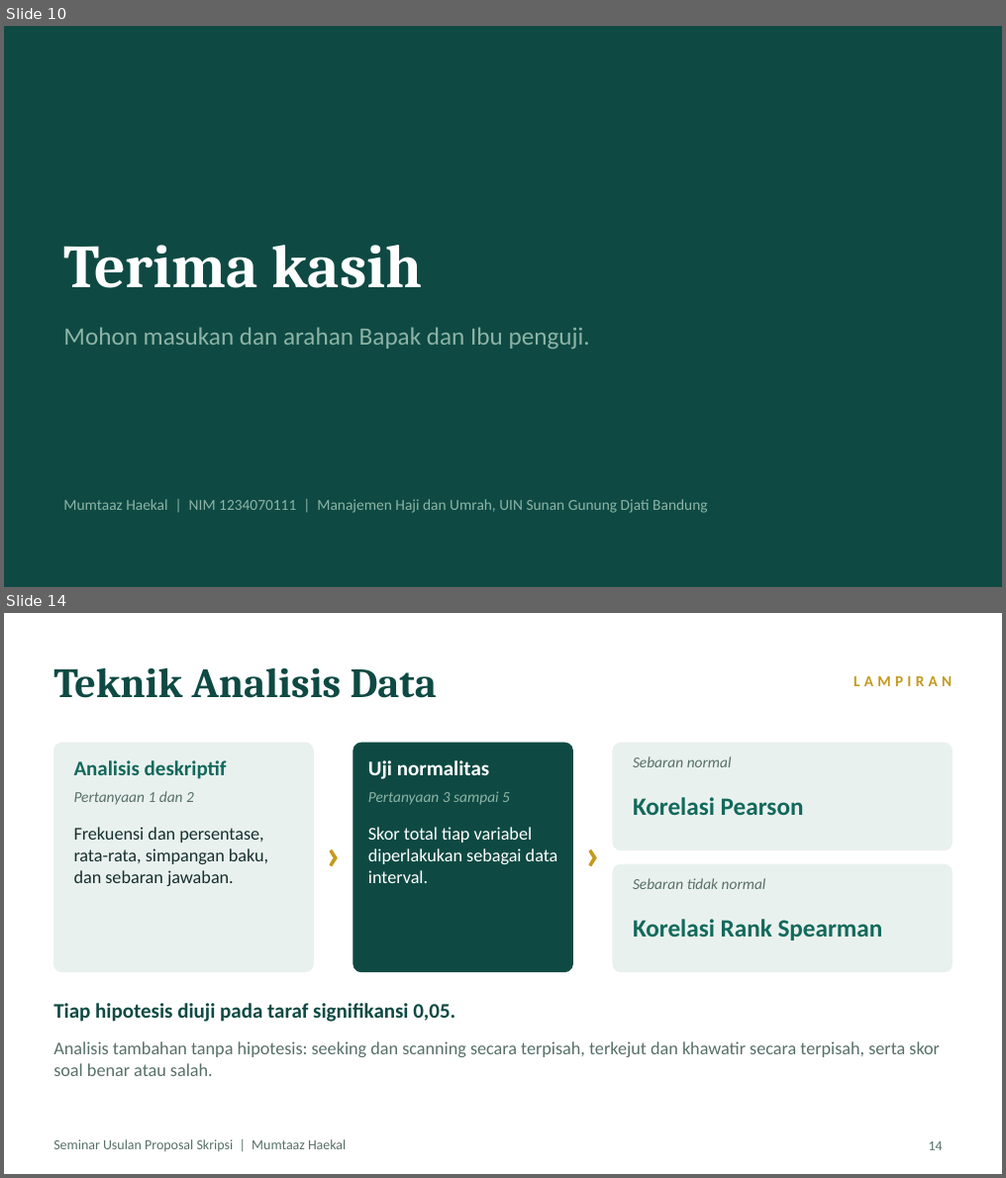
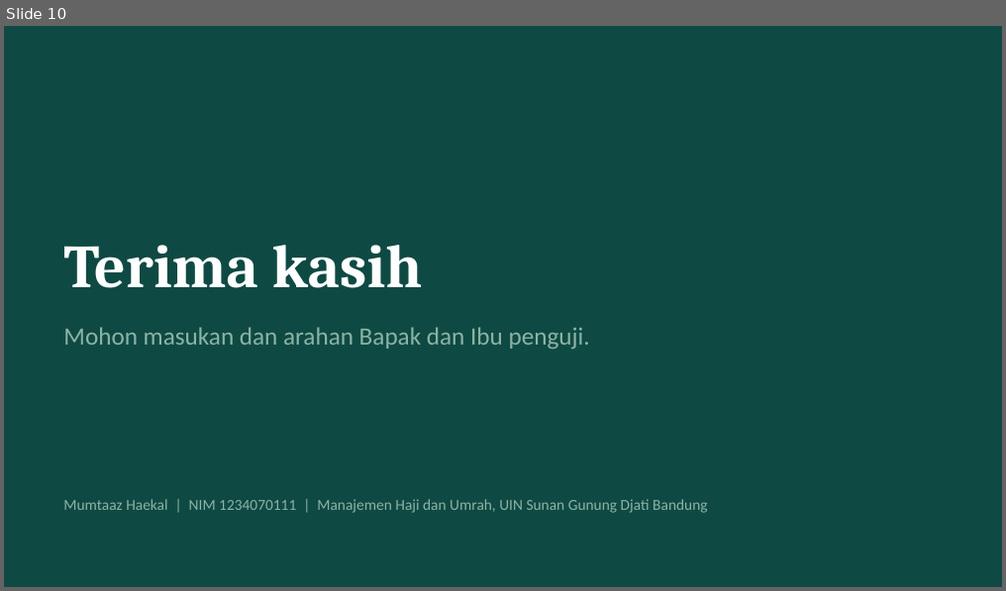
Before and after one commit to haikalmumtaz111-cyber/SEMPRO-TO-SKRIPSI, a slide deck: tema-2/output/presentasi-sempro.pptx. Shown one above the other, each under a label of ours: slides 10 and 14 before the commit, slide 10 after it; the slides between them are not shown. The pictures are 1006x1178 and 1006x591 pixels, drawn with LibreOffice and Linux fonts; fonts in the diff are those of the drawing. Boxes give left, top, right and bottom in pixels: in the first picture for what was removed or moved away, otherwise in the second. Text is boxed around its words. In the diff, an @@ line names an element or a change of style, - is before the commit and + after.

```diff
--- a/tema-2/output/presentasi-sempro.pptx
+++ b/tema-2/output/presentasi-sempro.pptx
@@ slide 14 removed at [4, 613, 1002, 1174], background #FFFFFF @@
@@ title removed at [54, 667, 437, 698] @@
-Teknik Analisis Data
@@ text removed at [853, 676, 951, 686] @@
-LAMPIRAN
@@ rounded rectangle removed at [54, 743, 313, 972] @@
@@ text removed at [74, 761, 227, 779] @@
-Analisis deskriptif
@@ rounded rectangle removed at [353, 743, 573, 972] @@
@@ text removed at [368, 761, 489, 779] @@
-Uji normalitas
@@ rounded rectangle removed at [613, 743, 952, 851] @@
@@ text removed at [633, 757, 732, 767] @@
-Sebaran normal
@@ text removed at [74, 791, 194, 805] @@
-Pertanyaan 1 dan 2
@@ text removed at [368, 791, 510, 805] @@
-Pertanyaan 3 sampai 5
@@ text removed at [633, 797, 804, 815] @@
-Korelasi Pearson
@@ text removed at [74, 827, 268, 886] @@
-Frekuensi dan persentase, rata-rata, simpangan baku, dan sebaran jawaban.
@@ text removed at [313, 823, 353, 882] @@
-›
@@ text removed at [368, 827, 558, 883] @@
-Skor total tiap variabel diperlakukan sebagai data interval.
@@ text removed at [573, 823, 613, 882] @@
-›
@@ rounded rectangle removed at [613, 864, 952, 972] @@
@@ text removed at [633, 878, 766, 889] @@
-Sebaran tidak normal
@@ text removed at [633, 919, 883, 941] @@
-Korelasi Rank Spearman
@@ text removed at [54, 1003, 455, 1022] @@
-Tiap hipotesis diuji pada taraf signifikansi 0,05.
@@ text removed at [54, 1042, 940, 1076] @@
-Analisis tambahan tanpa hipotesis: seeking dan scanning secara terpisah, terkejut dan khawatir secara terpisah, serta skor soal benar atau salah.
@@ text removed at [54, 1140, 346, 1152] @@
-Seminar Usulan Proposal Skripsi | Mumtaaz Haekal
@@ page number removed at [929, 1142, 943, 1151] @@
-14
```
Also in this commit, not shown: 4 other slides removed, 3 other files.
